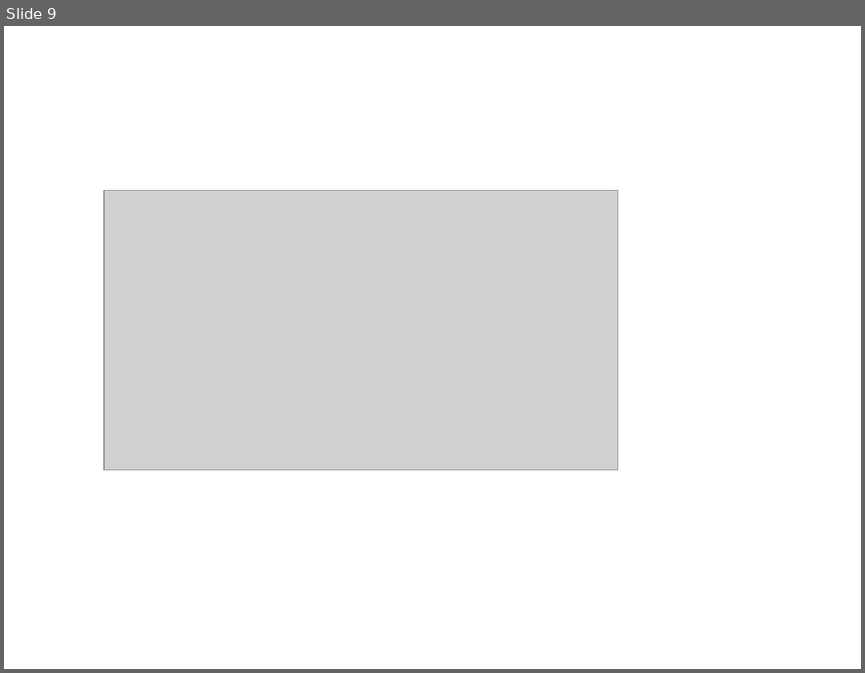
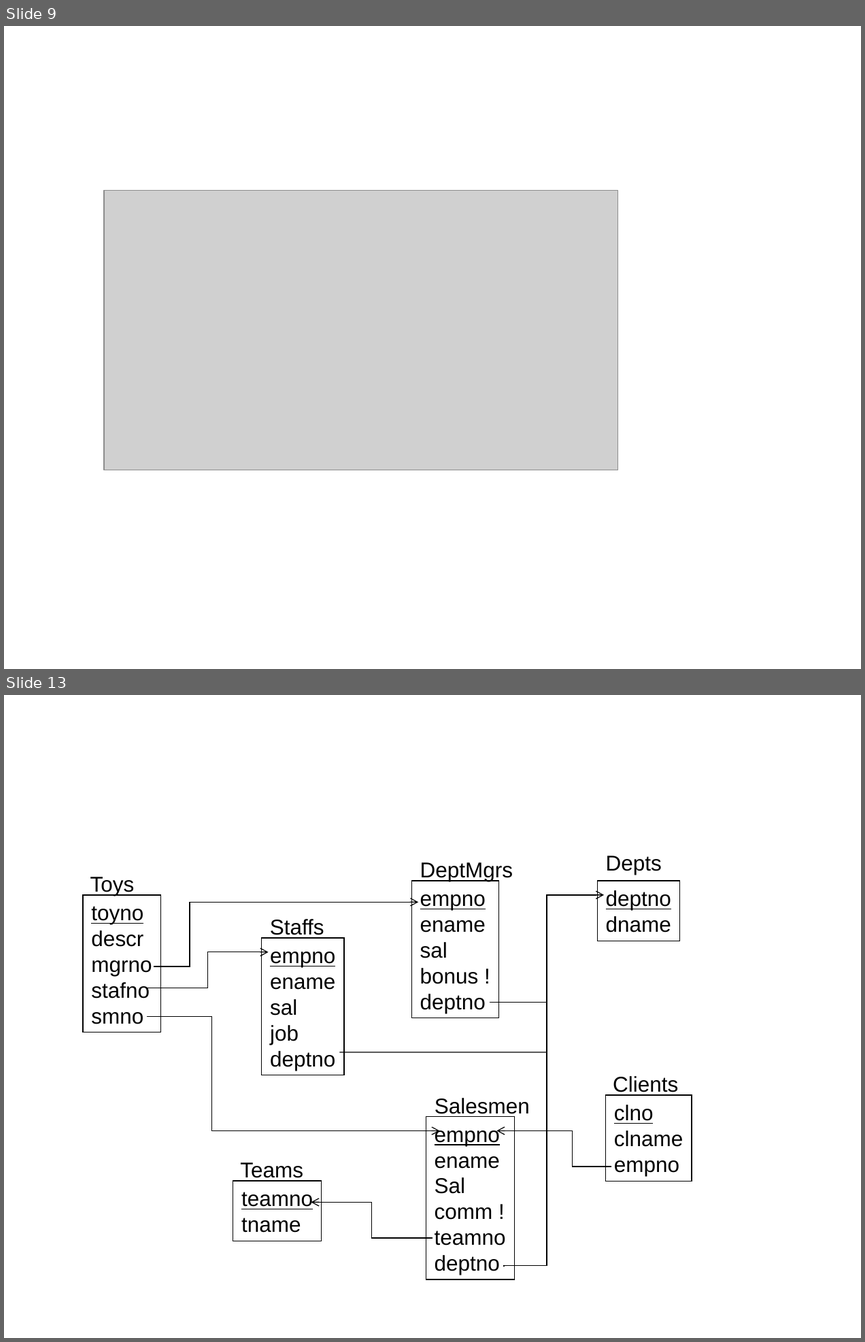
Before and after one commit to kimcharli/src-pe-tools, a slide deck: classes/CS579/dbclass/Project.ppt. Shown one above the other, each under a label of ours: slide 9 before the commit, slides 9 and 13 after it; the slides between them are not shown. The pictures are 865x673 and 865x1342 pixels, drawn with LibreOffice and Linux fonts; fonts in the diff are those of the drawing; grey boxes stand for pictures. Boxes give left, top, right and bottom in pixels: in the first picture for what was removed or moved away, otherwise in the second. Text is boxed around its words. In the diff, an @@ line names an element or a change of style, - is before the commit and + after.

```diff
--- a/classes/CS579/dbclass/Project.ppt
+++ b/classes/CS579/dbclass/Project.ppt
@@ slide 13 added at <box>4,695,861,1338</box>, background #FFFFFF @@
@@ text added at <box>606,855,662,875</box>, 18 pt, text #000000 @@
+Depts
@@ text added at <box>90,877,135,896</box>, 18 pt, text #000000 @@
+Toys
@@ text added at <box>420,862,513,881</box>, 18 pt, text #000000 @@
+DeptMgrs
@@ rectangle added at <box>83,895,161,1032</box>, outline #000000 0.74 pt, 18 pt, text #000000 @@
+toyno
+descr
+mgrno
+stafno
+smno
@@ rectangle added at <box>412,881,499,1018</box>, outline #000000 0.74 pt, 18 pt, text #000000 @@
+empno
+ename
+sal
+bonus !
+deptno
@@ elbow arrow added from (490, 1002) to (604, 895), #000000 0.74 pt @@
@@ rectangle added at <box>597,881,679,941</box>, outline #000000 0.74 pt, 18 pt, text #000000, underline @@
+deptno
+dname
@@ elbow arrow added from (154, 966) to (418, 902), #000000 0.74 pt @@
@@ text added at <box>270,919,324,938</box>, 18 pt, text #000000 @@
+Staffs
@@ rectangle added at <box>262,938,344,1074</box>, outline #000000 0.74 pt, 18 pt, text #000000 @@
+empno
+ename
+sal
+job
+deptno
@@ elbow arrow added from (147, 988) to (268, 952), #000000 0.74 pt @@
@@ elbow arrow added from (147, 1016) to (439, 1130), #000000 0.74 pt @@
@@ elbow line added from (504, 1266) to (547, 1002), #000000 0.74 pt @@
@@ line added from (340, 1052) to (547, 1052), #000000 0.74 pt @@
@@ text added at <box>613,1076,678,1096</box>, 18 pt, text #000000 @@
+Clients
@@ text added at <box>434,1098,530,1117</box>, 18 pt, text #000000 @@
+Salesmen
@@ rectangle added at <box>606,1095,691,1181</box>, outline #000000 0.74 pt, 18 pt, text #000000 @@
+clno
+clname
+empno
@@ rectangle added at <box>426,1117,514,1279</box>, outline #000000 0.74 pt, 18 pt, text #000000 @@
+empno
+ename
+Sal
+comm !
+teamno
+deptno
@@ elbow arrow added from (611, 1166) to (496, 1130), #000000 0.74 pt @@
@@ text added at <box>240,1162,303,1181</box>, 18 pt, text #000000 @@
+Teams
@@ rectangle added at <box>232,1181,321,1241</box>, outline #000000 0.74 pt, 18 pt, text #000000, underline @@
+teamno
+tname
@@ elbow arrow added from (432, 1238) to (311, 1202), #000000 0.74 pt @@
```
Also in this commit, not shown: 1 slide changed, 4 other slides added, 1 other file.
